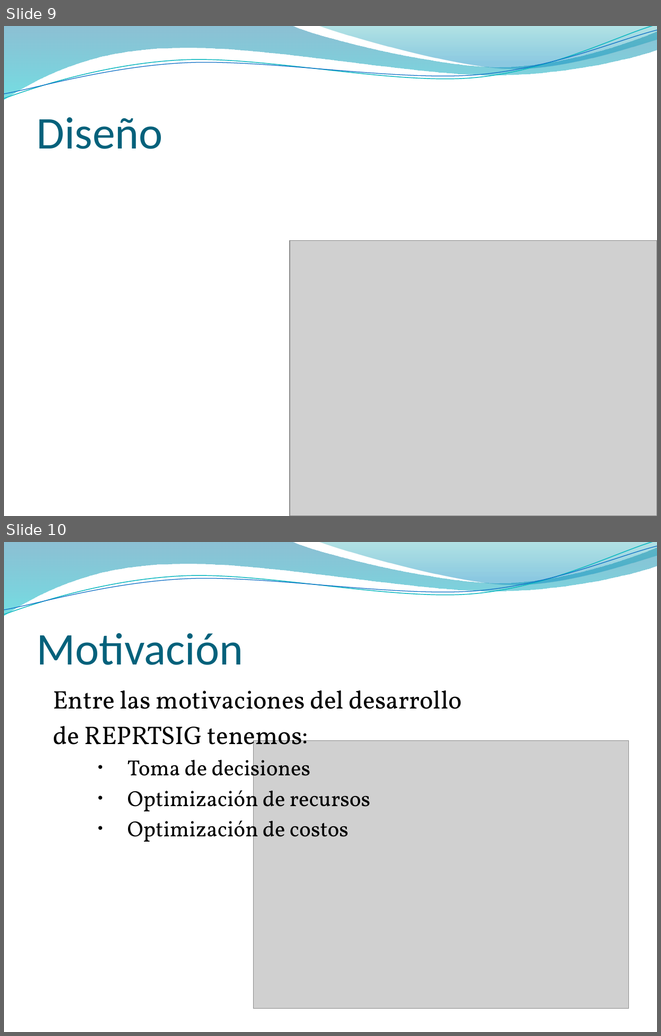
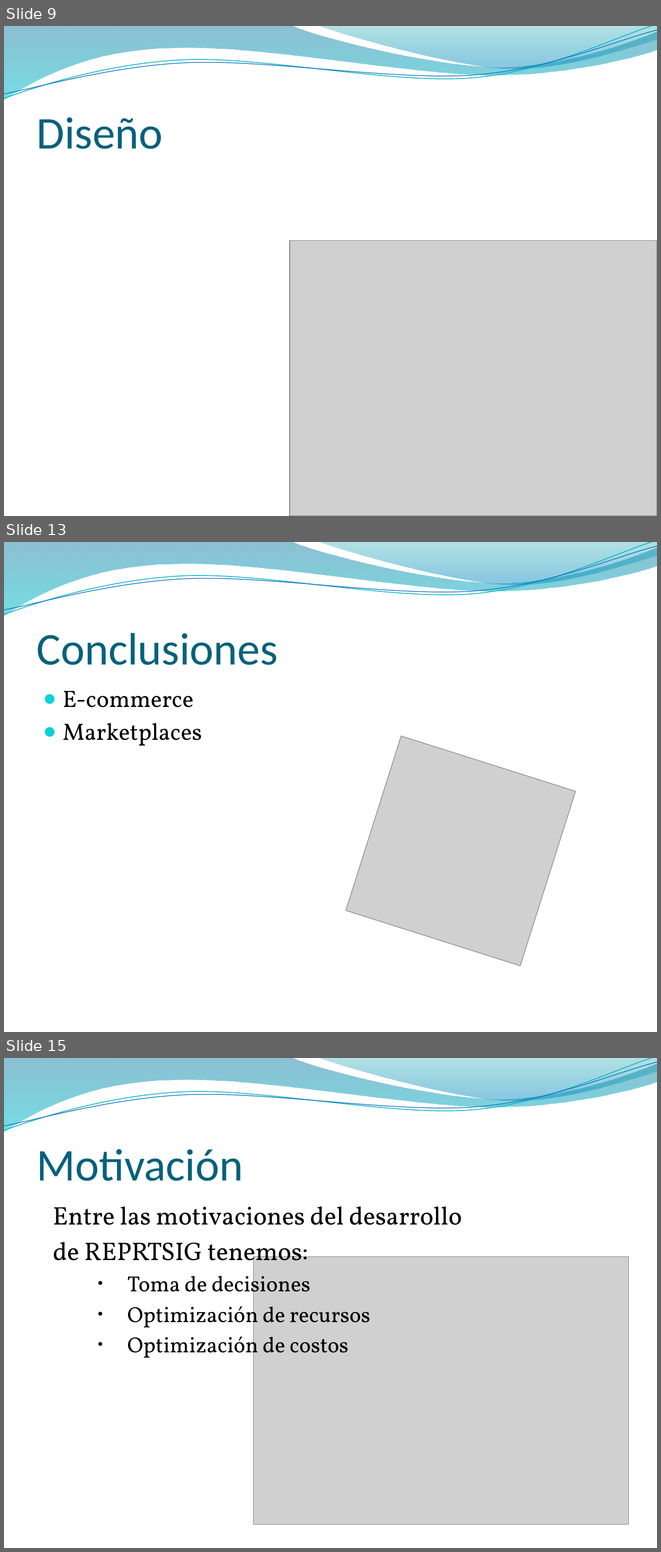
Before and after one commit to ORGTecnologo/7b6581PT, a slide deck: Documentacion/Entregas/Presentacion/Presentacion.pptx. Shown one above the other, each under a label of ours: slides 9 and 10 before the commit, slides 9, 13 and 15 after it; the slides between them are not shown. The pictures are 661x1036 and 661x1552 pixels, drawn with LibreOffice and Linux fonts; fonts in the diff are those of the drawing; grey boxes stand for pictures; background and template pictures are left out. Boxes give left, top, right and bottom in pixels: in the first picture for what was removed or moved away, otherwise in the second. Text is boxed around its words. In the diff, an @@ line names an element or a change of style, - is before the commit and + after.

```diff
--- a/Documentacion/Entregas/Presentacion/Presentacion.pptx
+++ b/Documentacion/Entregas/Presentacion/Presentacion.pptx
@@ slide 13 added at bbox=[4, 542, 657, 1032], background picture (left out); not listed: 4 template elements that a slide beside it also shows @@
@@ title added at bbox=[37, 633, 278, 665], 50 pt, text #04617B @@
+Conclusiones
@@ text added at bbox=[63, 690, 202, 746], 26 pt, text #000000 @@
+● E-commerce
+● Marketplaces
@@ picture added at bbox=[346, 736, 575, 965] @@
@@ what was slide 10 is now slide 15 @@
```
Also in this commit, not shown: 4 other slides added.
